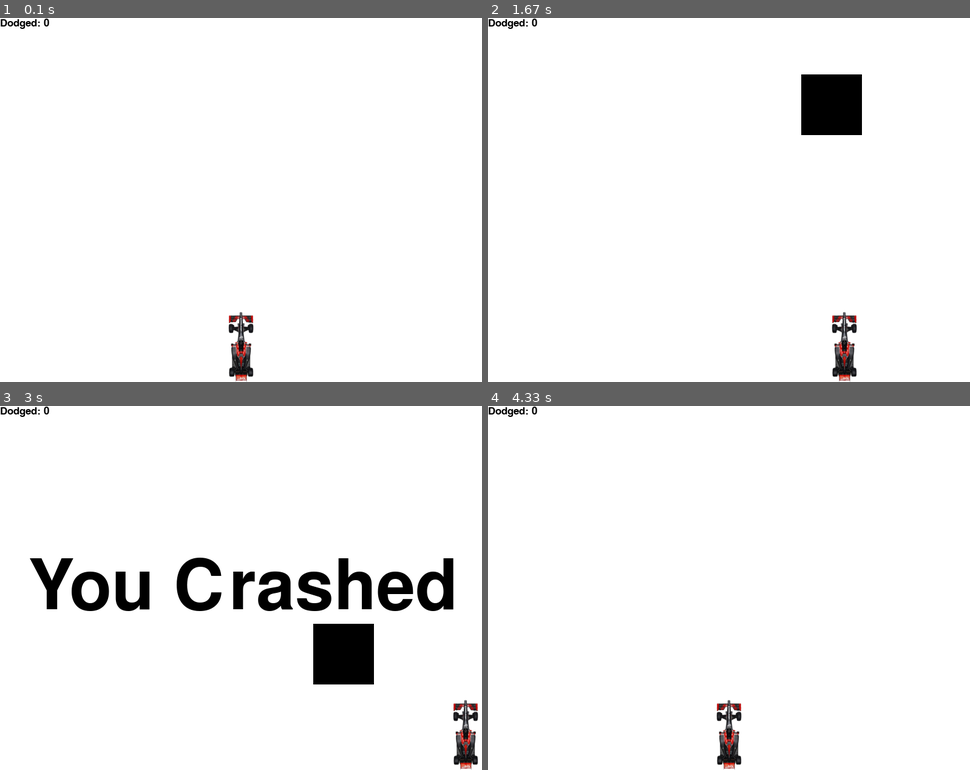
Above: before the commit, frames 1-4 (two rows, left to right).
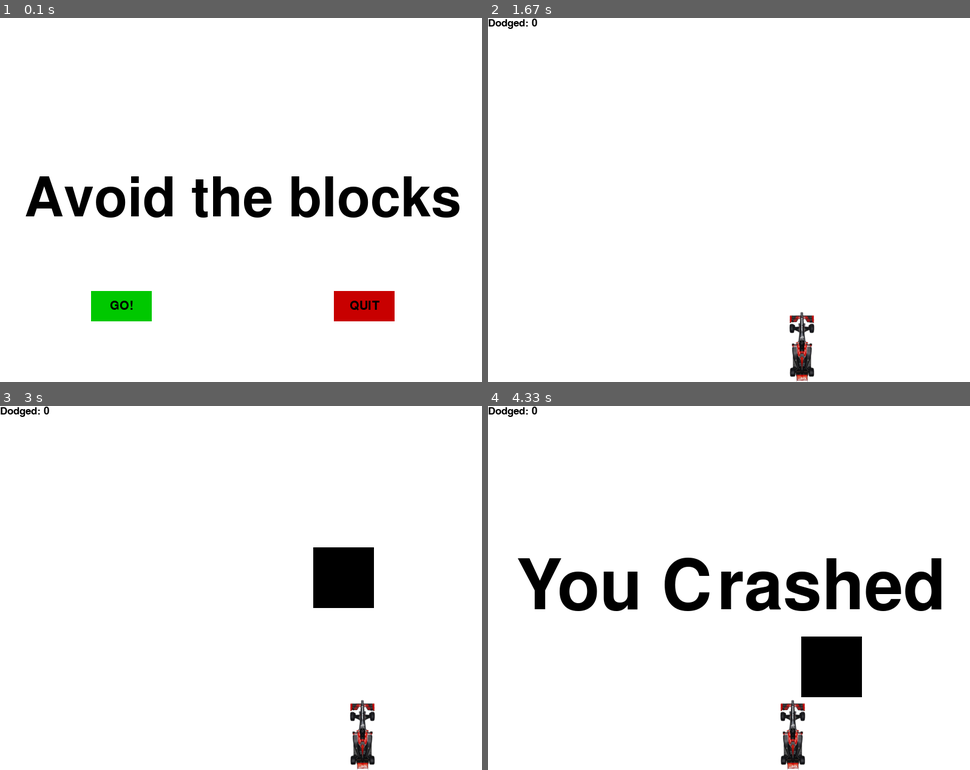
Above: after the commit, the same moments.

Repository: Adioosin/obstacle-avoiding-game-using-pygame
Game: pygame game, started from race-pygame.py
The game is run twice, just before and just after one commit, with the same random seed, the same clock (stepped at 60 frames per second) and the same inputs.
Inputs (mouse positions are in pixels of both pictures, inside the frame that each line leads up to):
- Up to frame 1 (0.1 s): no input
- Up to frame 2 (1.67 s): press the mouse at (608, 305) at 0.37 s; move the mouse to (695, 294) at 0.47 s; release the mouse at (777, 280) at 0.6 s; hold P 0.67-1.13 s; hold Right 0.67-1.13 s; move the mouse to (579, 145) at 0.7 s; press the mouse at (608, 305) at 1.2 s; move the mouse to (613, 218) at 1.3 s; release the mouse at (618, 127) at 1.43 s; hold Right from 1.5 s (still down); move the mouse to (709, 294) at 1.53 s
- Up to frame 3 (3 s): release Right at 1.97 s; hold Right 2-2.47 s; hold Left from 2.5 s (still down)
- Up to frame 4 (4.33 s): release Left at 3.03 s; hold Left 3.07-3.47 s

The runs differ from the first frame. In frame 1, 7.1% of the frame differs, in the area x 0-96%, y 0-100%; in frame 2, 3.5%; in frame 3, 9.3%, in the area x 6-100%, y 38-100%; in frame 4, 8.7%.

Commit message:
start menu and pause done

Diff:
--- a/race-pygame.py
+++ b/race-pygame.py
@@ -15,6 +15,12 @@
 display_height = 600
 white = (255,255,255)
 black = (0,0,0)
+bright_red = (255,0,0)
+bright_green = (0,255,0)
+red = (200,0,0)
+green = (0,200,0)
+
+pause = False
 
 car_width = 75
 gameDisplay = pygame.display.set_mode((display_width,display_height))
@@ -58,10 +64,80 @@
 def crash():
     message_display('You Crashed')
 
-
+def quitGame():
+    pygame.quit()
+    quit()
+
+def button(msg,x,y,w,h,ic,ac,action = None):
+    mouse = pygame.mouse.get_pos()
+    click = pygame.mouse.get_pressed()
+
+
+    if x+w > mouse[0] > x and y + h > mouse[1] > y:
+        pygame.draw.rect(gameDisplay, ac, (x,y,w,h))
+        if click[0] == 1 and action != None:
+            action()
+# =============================================================================
+#             if(action == "play"):
+#                 game_loop()
+#             elif action == "quit":
+#                 pygame.quit()
+#                 quit()
+# =============================================================================
+    else:
+        pygame.draw.rect(gameDisplay, ic, (x,y,w,h))
+
+    small_text = pygame.font.Font("freesansbold.ttf",20)
+    textSurf, textRect = text_objects(msg, small_text)
+    textRect.center = ( (x+(w/2)), (y+(h/2)) )
+    gameDisplay.blit(textSurf, textRect)
+
+
+def unpause():
+    global pause
+    pause = False
+
+def game_pause():
+    while pause:
+        for event in pygame.event.get():
+            if event.type == pygame.QUIT:
+                pygame.quit()
+                quit()
+        gameDisplay.fill(white)
+        largeText = pygame.font.Font('freesansbold.ttf',90)
+        TextSurf, TextRect = text_objects("Paused",largeText)
+        TextRect.center = ((display_width/2),(display_height/2))
+        gameDisplay.blit(TextSurf, TextRect)
+
+        button("Continue",150,450,100,50,green,bright_green,unpause)
+        button("QUIT",550,450,100,50,red,bright_red,quitGame)
+
+        pygame.display.update()
+        clock.tick(15)
+
+
+def game_intro():
+    intro = True
+    while intro:
+        for event in pygame.event.get():
+            if event.type == pygame.QUIT:
+                pygame.quit()
+                quit()
+        gameDisplay.fill(white)
+        largeText = pygame.font.Font('freesansbold.ttf',90)
+        TextSurf, TextRect = text_objects("Avoid the blocks",largeText)
+        TextRect.center = ((display_width/2),(display_height/2))
+        gameDisplay.blit(TextSurf, TextRect)
+
+        button("GO!",150,450,100,50,green,bright_green,game_loop)
+        button("QUIT",550,450,100,50,red,bright_red,quitGame)
+
+        pygame.display.update()
+        clock.tick(15)
 
 #main game loop
 def game_loop():
+    global pause
     #placing car on screen
     x = (display_width * 0.45)
     y = (display_height * 0.8)
@@ -90,6 +166,9 @@
                     x_change = -5
                 elif event.key ==pygame.K_RIGHT:
                     x_change = 5
+                elif event.key == pygame.K_p:
+                    pause = True
+                    game_pause()
             #dont change x if we lift the finger from the key
             if event.type == pygame.KEYUP:
                 if event.key == pygame.K_LEFT or event.key == pygame.K_RIGHT:
@@ -128,7 +207,7 @@
         pygame.display.update()
         clock.tick(60)
 
-#game_intro()
+game_intro()
 game_loop()
 pygame.quit()
 quit()
--- a/racey.py
+++ /dev/null
@@ -1,28 +0,0 @@
-# -*- coding: utf-8 -*-
-"""
-Created on Fri Jun 15 23:42:06 2018
-
-@author: guest11
-"""
-
-import pygame
-
-pygame.init()
-gameDisplay = pygame.display.set_mode((800,600))
-pygame.display.set_caption('Racey')
-
-clock = pygame.time.Clock()
-
-crashed = False
-
-while not crashed:
-
-    for event in pygame.event.get():
-        if event.type == pygame.QUIT:
-            crashed = True
-        print(event)
-
-    pygame.display.update()
-    clock.tick(60)
-pygame.quit()
-quit()
--- /dev/null
+++ b/setup.py
@@ -0,0 +1,24 @@
+# -*- coding: utf-8 -*-
+"""
+Created on Sat Jun 16 23:47:39 2018
+
+@author: guest11
+"""
+
+import cx_Freeze
+import os
+os.environ['TCL_LIBRARY'] = "C:\\ProgramData\\Anaconda3\\tcl\\tcl8.6"
+os.environ['TK_LIBRARY'] = "C:\\ProgramData\\Anaconda3\\tcl\\tk8.6"
+
+executables =[cx_Freeze.Executable("race-pygame.py")]
+
+cx_Freeze.setup(
+        name = "A bit Racey",
+        options={"build_exe":{"packages":["pygame"],
+                              "include_files":["race_car.png"]}},
+        executables = executables,
+        version='1.0.0'
+        )
+
+#python setup.py build
+#python setup.py bdist_msi
Binary file removed: car.png
